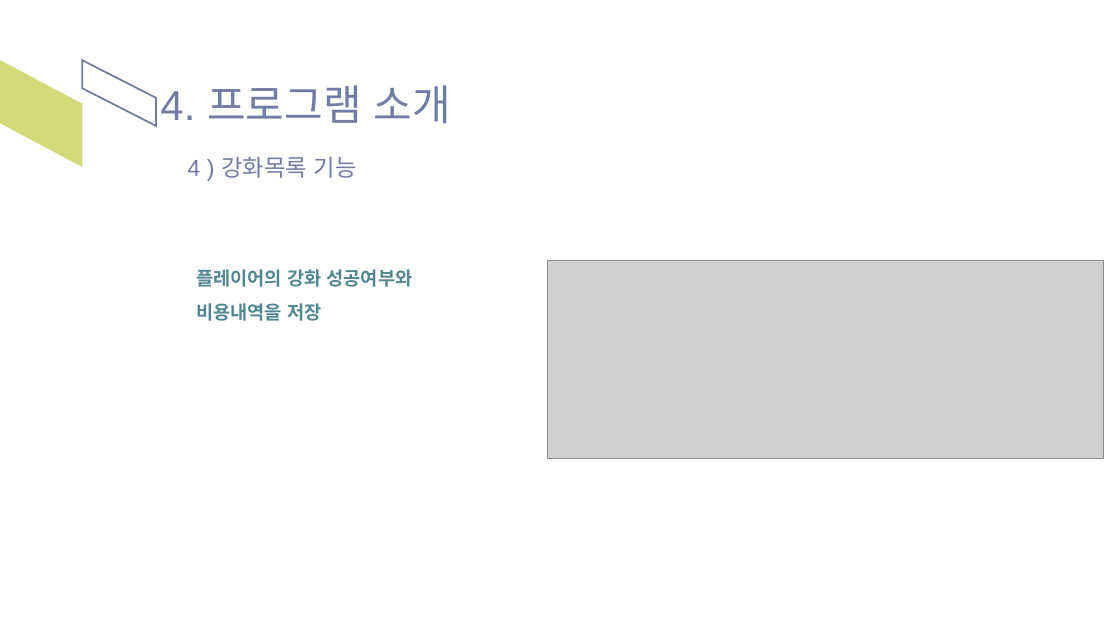
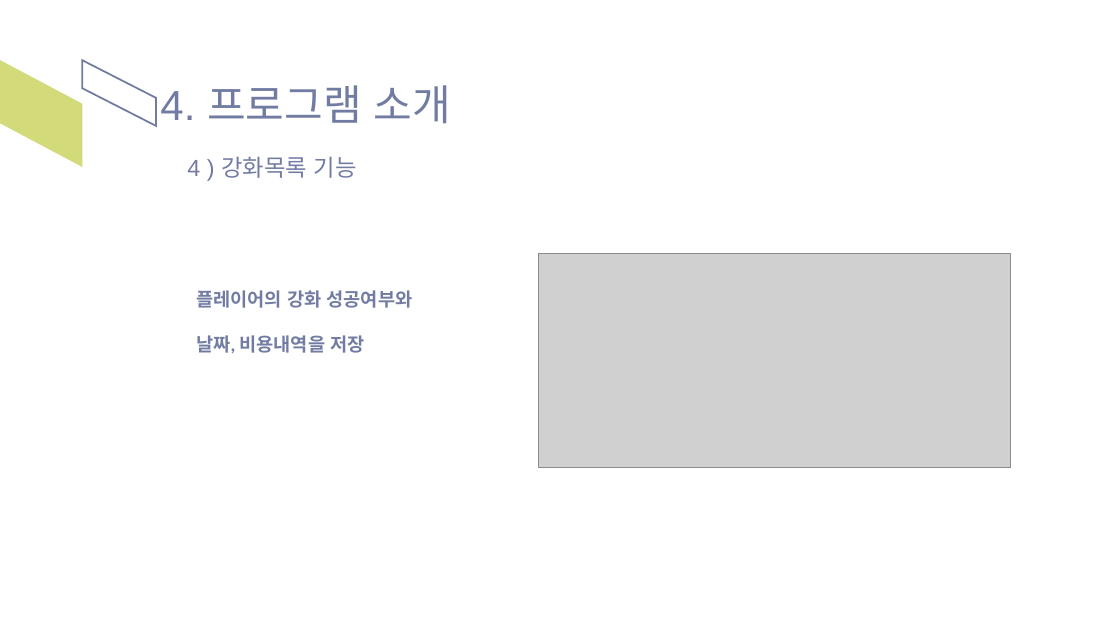
Before and after one commit to yn0315/team-project04, a slide deck: slide 13 of 프로젝트4 발표자료.pptx. Drawn at 1120x630 pixels with LibreOffice and Linux fonts; fonts in the diff are those of the drawing; grey boxes stand for pictures. Boxes give left, top, right and bottom in pixels: in the first picture for what was removed or moved away, otherwise in the second. Text is boxed around its words. In the diff, an @@ line names an element or a change of style, - is before the commit and + after.

Commit message:
09.16 아이템 업그레이드 프로그램 최종본

```diff
--- a/프로젝트4 발표자료.pptx
+++ b/프로젝트4 발표자료.pptx
@@ picture: place and size @@
-picture at (548,260,1103,459)
+picture at (539,254,1010,467)
@@ text "플레이어의 강화 성공여부와": place and size @@
-text "플레이어의 강화 성공여부와" at (196,269,413,321)
+text "플레이어의 강화 성공여부와" at (196,290,413,353)
@@ text at (196,290,413,308): text colour #528693 to #727CA3 in "플레이어의 강화 성공여부와"; line spacing 1.5 to 1 @@
@@ text at (196,335,364,353): text changed; text colour #528693 to #727CA3 @@
-비용내역을 저장
+날짜, 비용내역을 저장
```
Also in this commit, not shown: 9 other slides changed, 3 other files.
